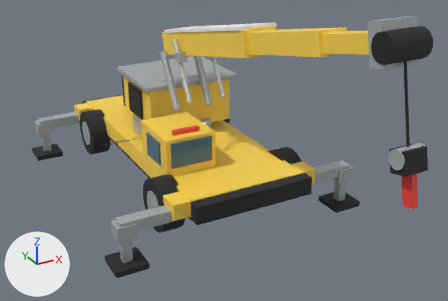
The glTF model webar_crane_generated.glb, before and after one commit.
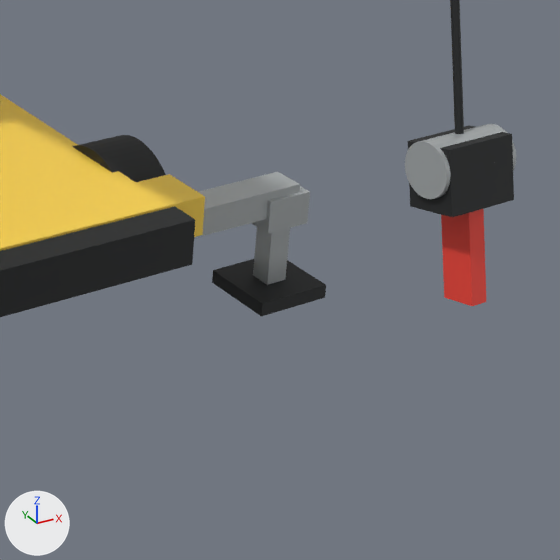
The first picture shows the older version from a 50 mm camera at (-4.93, -10.84, 5.67) aimed at (-0.09, -2.04, 1.27). The close-ups show the older and then the newer version on the part from 54% to 99% of the width and 33% to 100% of the height of that picture. Only the edits that show in the close-ups are written down. Lighting does not change. The marker at lower left points along +X, +Y and +Z. Where no turn or scale is listed for an object, it has been applied to the vertices. Vertices at exactly the same position are counted once.

The scene before the commit, as lines of its bpy script (objects in view):
```python
ob_frontwheel_fr_tire = bpy.data.objects.new('FrontWheel_FR_Tire', me_cylinder_003)
ob_frontwheel_fr_tire.location = (1.24, -1.95, 0.48)
ob_outrigger_front_r_beam = bpy.data.objects.new('Outrigger_Front_R_Beam', me_cube_021)
ob_outrigger_front_r_beam.location = (1.18, -2.55, 0.62)
ob_outrigger_front_r_collar = bpy.data.objects.new('Outrigger_Front_R_Collar', me_cube_022)
ob_outrigger_front_r_collar.location = (2.18, -2.55, 0.54)
ob_outrigger_front_r_foot = bpy.data.objects.new('Outrigger_Front_R_Foot', me_cube_024)
ob_outrigger_front_r_foot.location = (2.18, -2.55, -0.08)
ob_outrigger_front_r_jack = bpy.data.objects.new('Outrigger_Front_R_Jack', me_cube_023)
ob_outrigger_front_r_jack.location = (2.18, -2.55, 0.28)
ob_outrigger_front_r_mount = bpy.data.objects.new('Outrigger_Front_R_Mount', me_cube_020)
ob_outrigger_front_r_mount.location = (1.0, -2.55, 0.72)
# also in view: 'HookBlock_Body' at (0.0, -6.22, 2.75); 'HookBlock_Sheave' at (0.0, -6.21, 2.78); 'Hook_Geometry' at (0.0, -6.29, 2.4); 'Chassis_MainFrame' at (0.0, 0.0, 0.72); 'Hook_Cable' at (0.0, -6.08, 3.43)
```
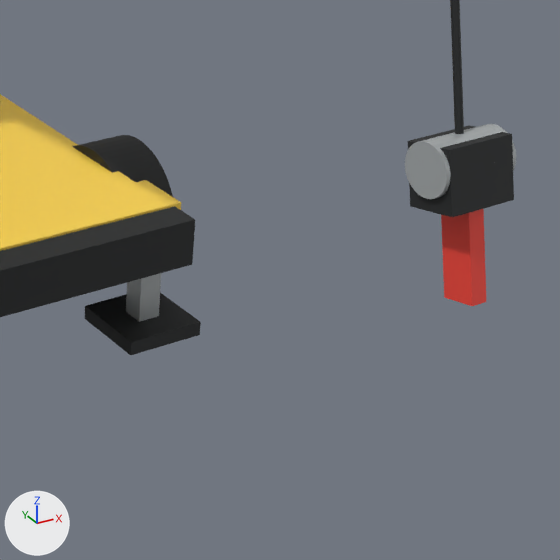
Where the change shows, as pixel boxes [x1, y1, x2, y2] in the close-ups (560 x 560 px):
'Outrigger_Front_R_Foot', moved: before [212, 259, 326, 316]; after [84, 293, 201, 355]
'Outrigger_Front_R_Beam', moved, rescaled (not visible afterwards): before [194, 172, 300, 238]
'Outrigger_Front_R_Jack', moved: before [253, 227, 290, 285]; after [126, 273, 161, 322]
'Outrigger_Front_R_Mount', moved, rescaled: before [136, 174, 205, 237]; after [136, 180, 181, 210]
'Outrigger_Front_R_Collar', moved (not visible afterwards): before [252, 186, 310, 234]

What the commit changed:
me_cube_021 is used by ob_outrigger_front_r_beam; location (1.18, -2.55, 0.62).
me_cube_021 had 8 vertices, 12 faces and spanned x -1.1..1.1, y -0.12..0.12, z -0.1..0.1.
me_cube_021 now has 8 vertices, 12 faces and spans x -0.55..0.55, y -0.12..0.12, z -0.1..0.1.
me_cube_021 part 1: the whole mesh is scaled about its middle by (0.5, 1, 1).
me_cube_020 is used by ob_outrigger_front_r_mount; location (1.0, -2.55, 0.72).
me_cube_020 had 8 vertices, 12 faces and spanned x -0.41..0.41, y -0.2..0.2, z -0.14..0.14.
me_cube_020 now has 8 vertices, 12 faces and spans x -0.34..0.34, y -0.2..0.2, z -0.14..0.14.
me_cube_020 part 2: the whole mesh is scaled about its middle by (0.829, 1, 1).
Object 'Outrigger_Front_R_Beam' (ob_outrigger_front_r_beam) moves from (1.18, -2.55, 0.62) to (0.74, -2.55, 0.62).
Object 'Outrigger_Front_R_Collar' (ob_outrigger_front_r_collar) moves from (2.18, -2.55, 0.54) to (1.1, -2.55, 0.54).
Object 'Outrigger_Front_R_Foot' (ob_outrigger_front_r_foot) moves from (2.18, -2.55, -0.08) to (1.1, -2.55, -0.08).
Object 'Outrigger_Front_R_Jack' (ob_outrigger_front_r_jack) moves from (2.18, -2.55, 0.28) to (1.1, -2.55, 0.28).
Object 'Outrigger_Front_R_Mount' (ob_outrigger_front_r_mount) moves from (1.0, -2.55, 0.72) to (0.88, -2.55, 0.72).
